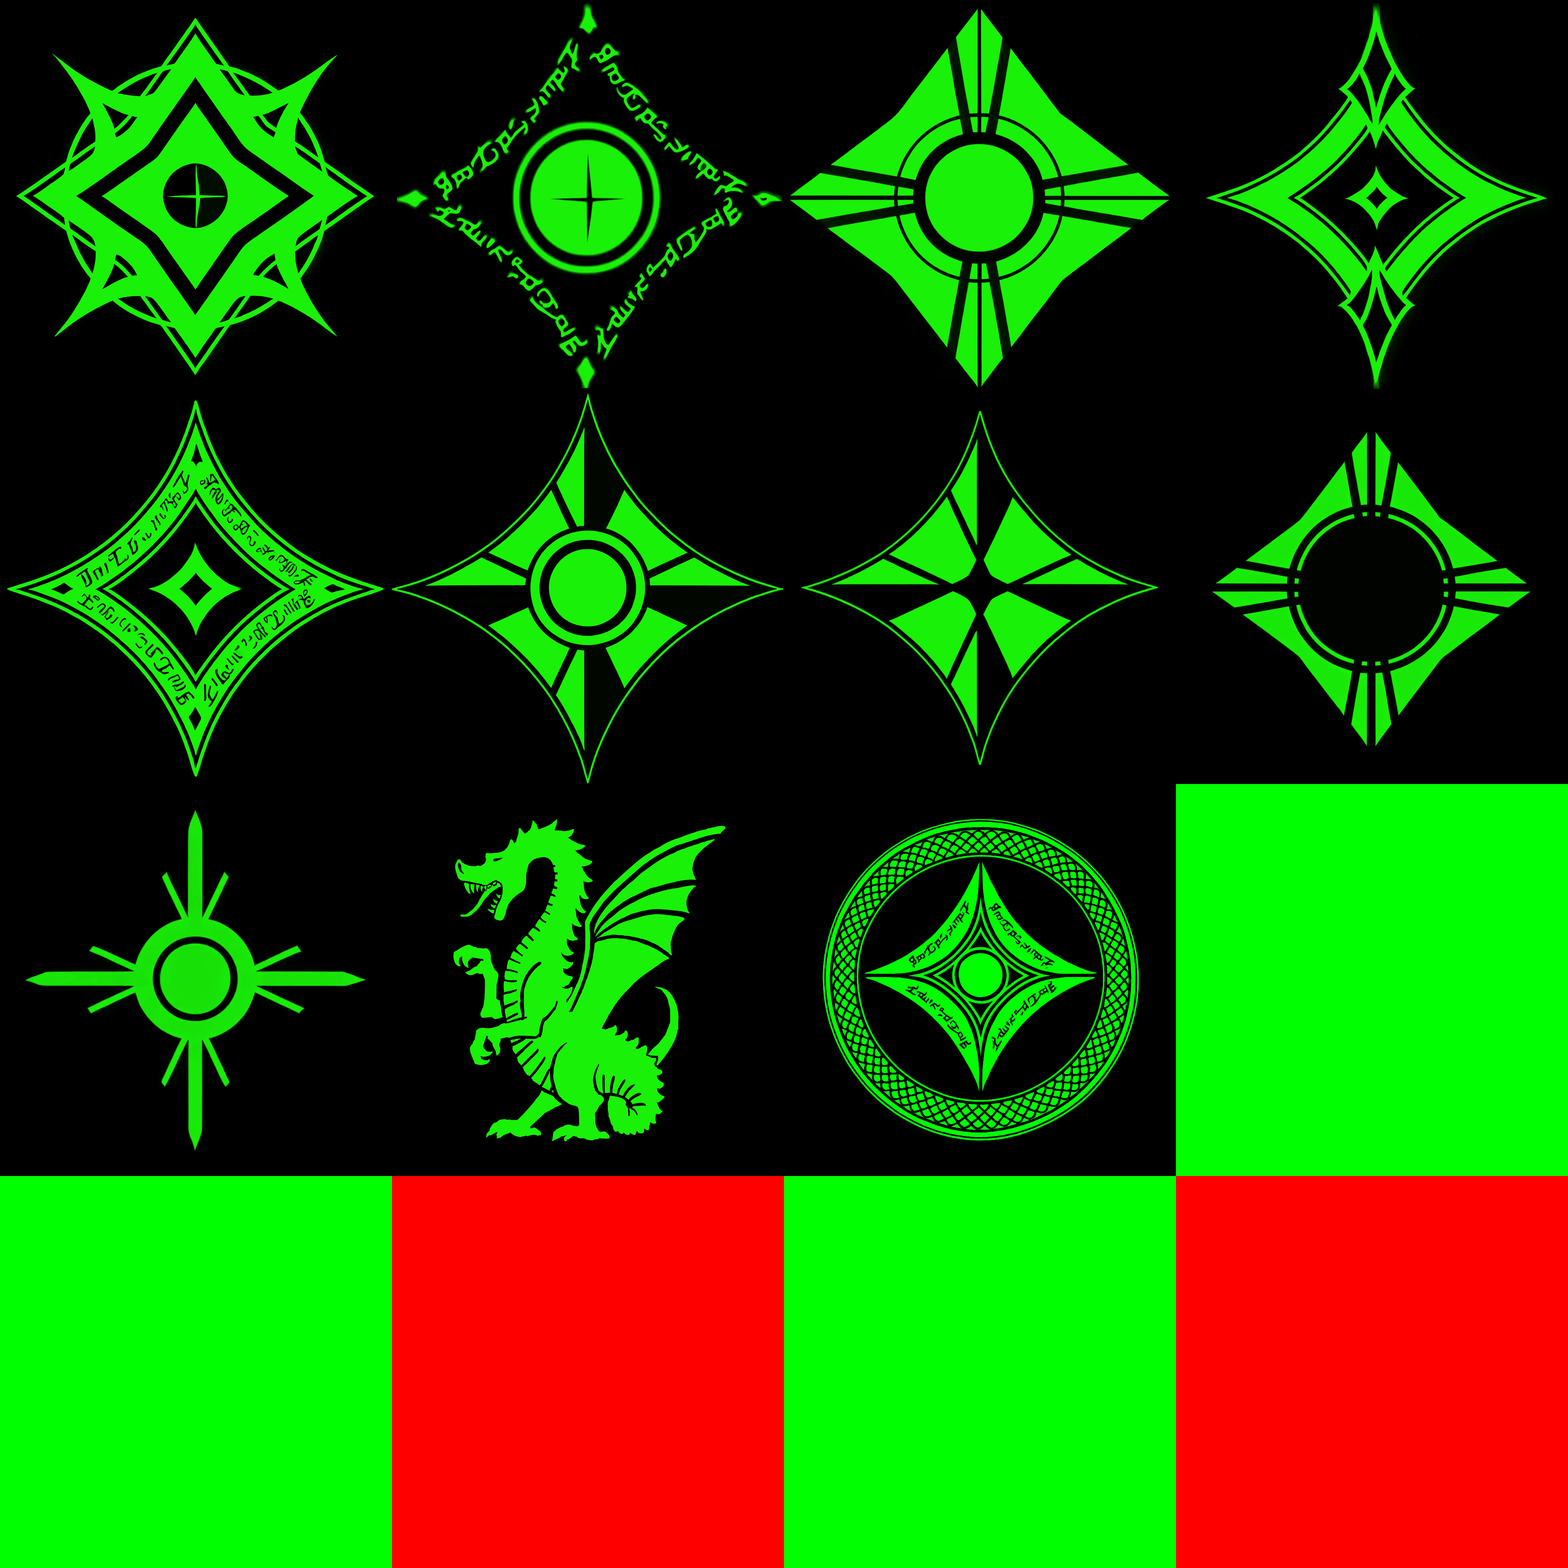
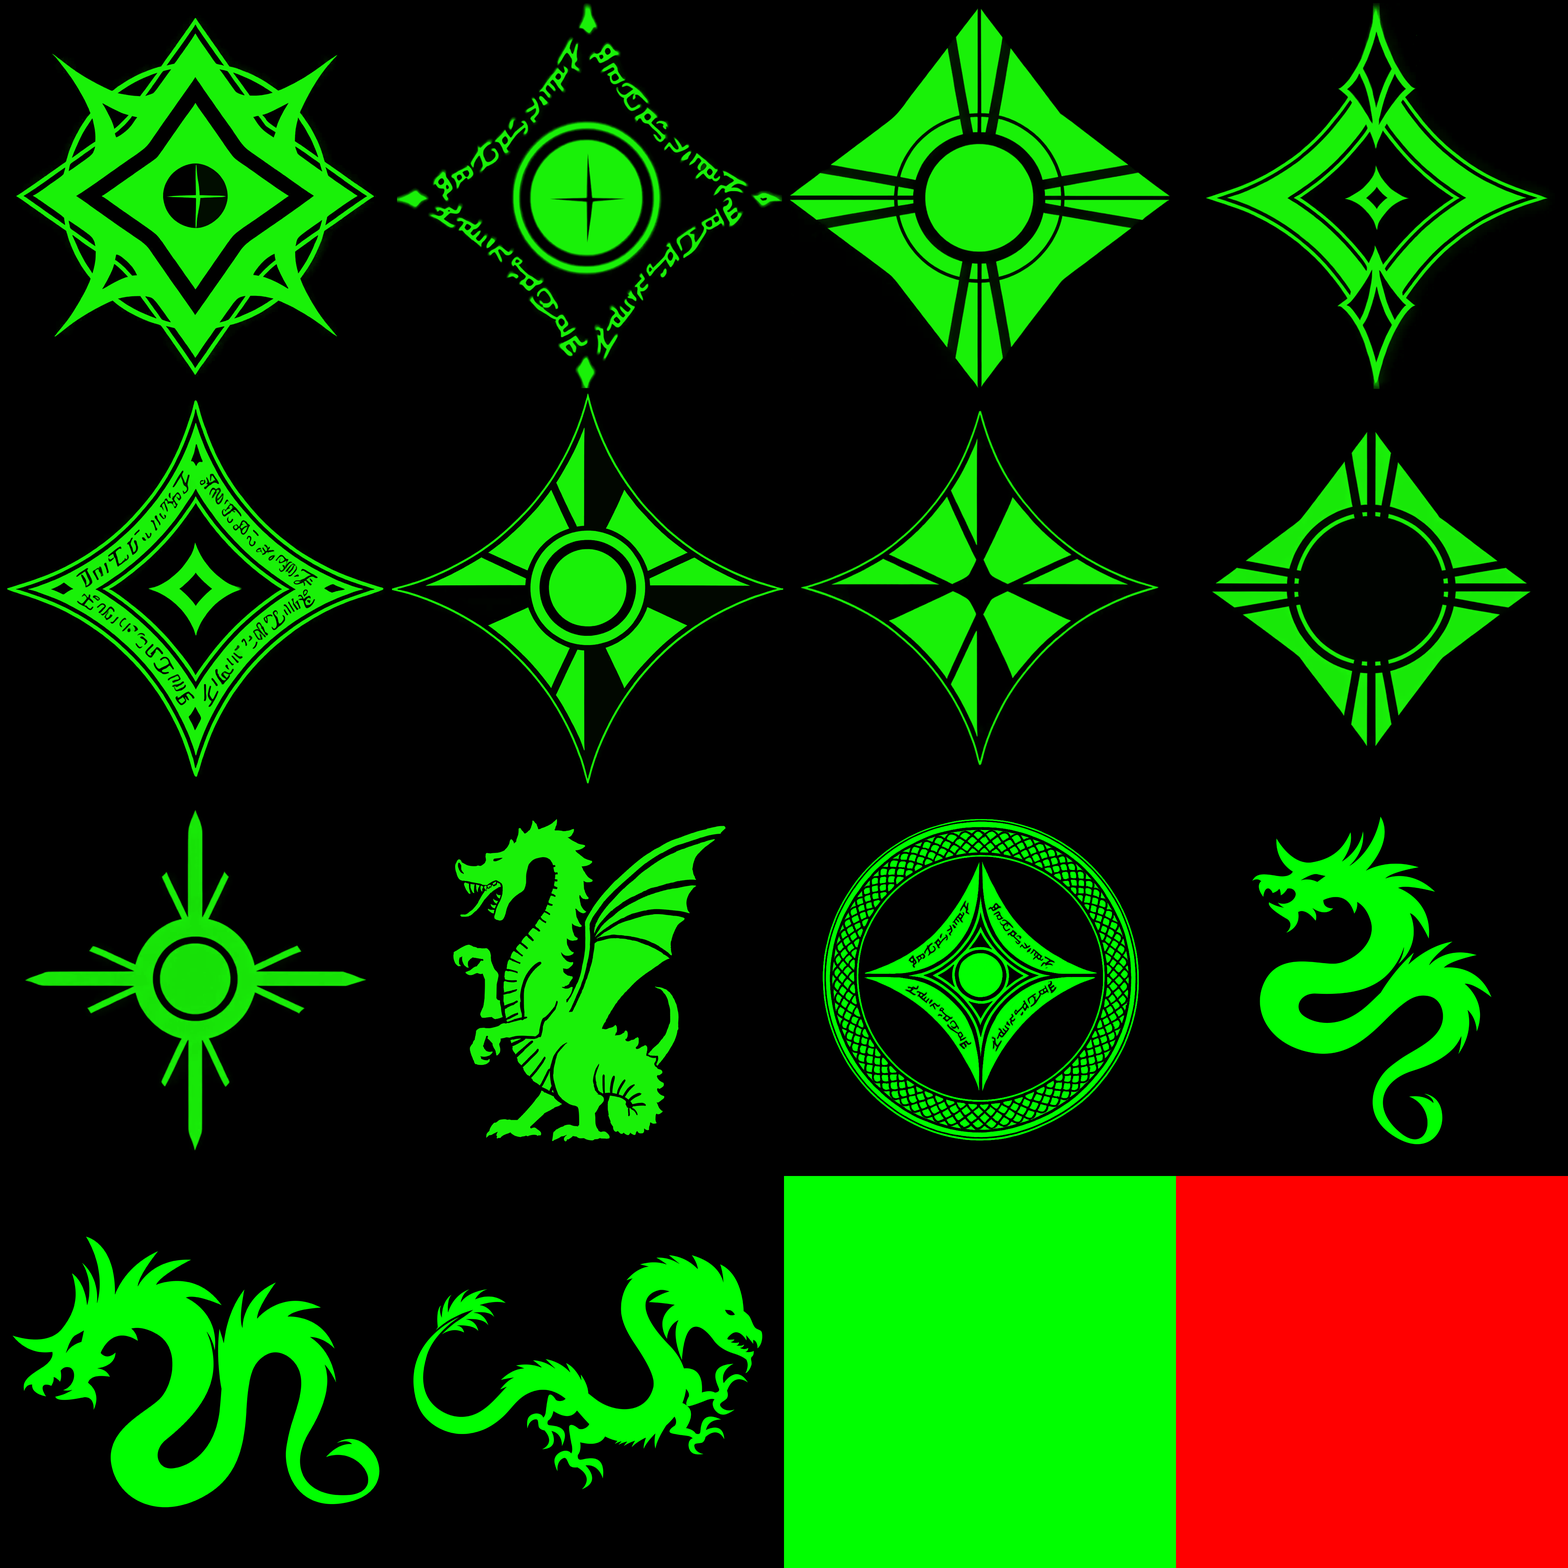
Two versions of the same layered image (1568x1568). Layer-by-layer changes:
added layer "Faraz.A.V1-0462" above "Faraz.A.V1-0461" over [413,1254,763,1490]
added layer "Faraz.A.V1-0461" above "Faraz.A.V1-0463" over [12,1236,380,1508]
added layer "Faraz.A.V1-0463" above "Wainrider alpha" over [1252,816,1492,1145]
hid "Rectangle 2" (1st of 16, in "Rectangles") over [392,1176,784,1568]
hid "Rectangle 2" (5th of 16, in "Rectangles") over [1176,784,1568,1176]
hid "Rectangle 2" (7th of 16, in "Rectangles") over [0,1176,392,1568]